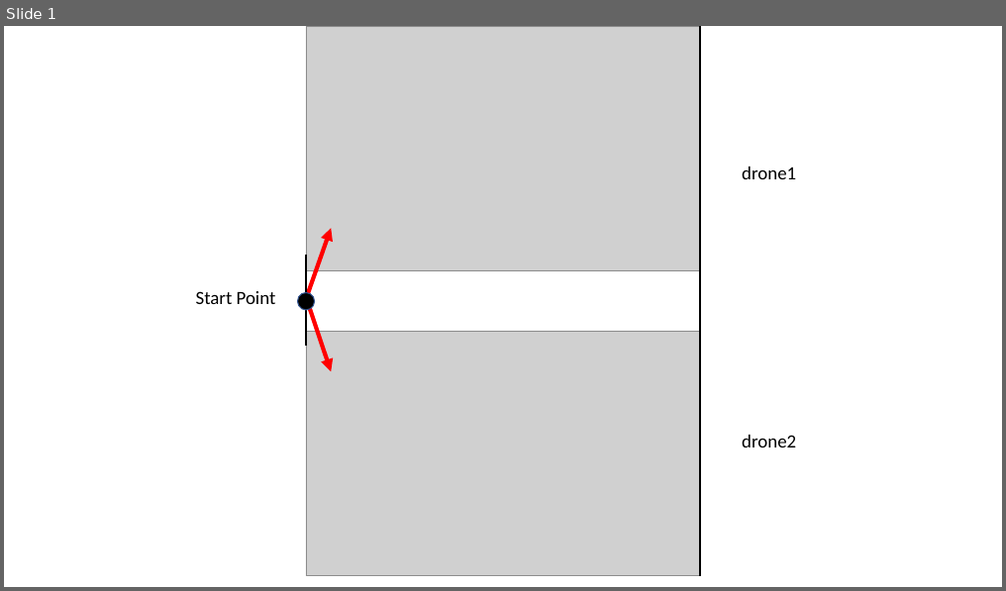
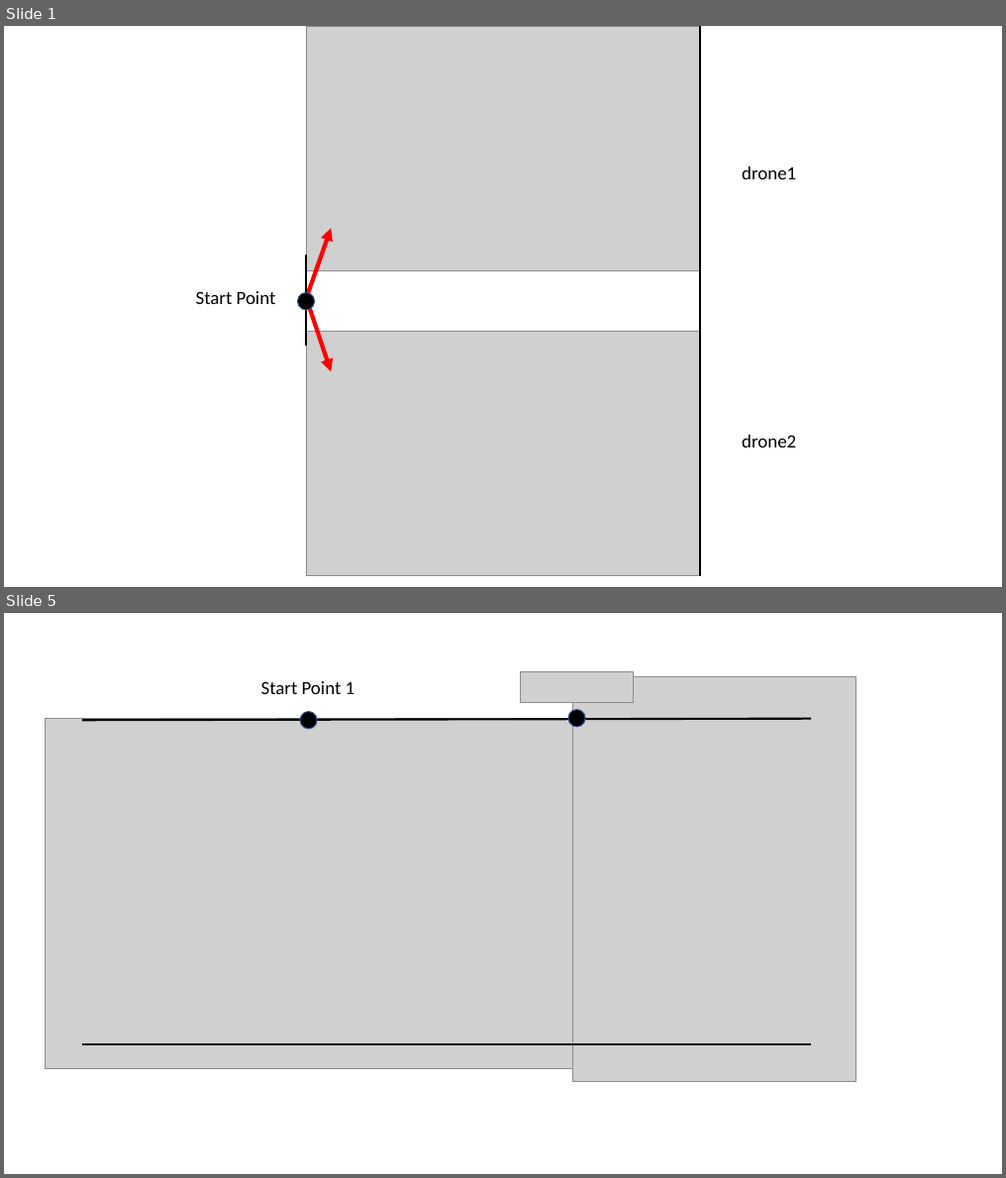
Before and after one commit to zcczhang/UAV_Coverage, a slide deck: pictures/pictures.pptx. Shown one above the other, each under a label of ours: slide 1 before the commit, slides 1 and 5 after it; the slides between them are not shown. The pictures are 1006x591 and 1006x1178 pixels, drawn with LibreOffice and Linux fonts; fonts in the diff are those of the drawing; grey boxes stand for pictures. Boxes give left, top, right and bottom in pixels: in the first picture for what was removed or moved away, otherwise in the second. Text is boxed around its words. In the diff, an @@ line names an element or a change of style, - is before the commit and + after.

```diff
--- a/pictures/pictures.pptx
+++ b/pictures/pictures.pptx
@@ slide 5 added at [4,613,1002,1174], background #FFFFFF @@
@@ picture added at [521,671,633,703] @@
@@ text added at [261,681,355,694], 18 pt, text #000000 @@
+Start Point 1
@@ picture added at [572,676,856,1082] @@
@@ picture added at [45,718,572,1068] @@
@@ line added from (811, 719) to (82, 720), #000000 2 pt @@
@@ ellipse added at [300,712,318,729], fill #000000, outline #325491 1 pt @@
@@ ellipse added at [568,710,586,727], fill #000000, outline #325491 1 pt @@
@@ line added from (811, 1045) to (82, 1045), #000000 2 pt @@
```
Also in this commit, not shown: 1 slide changed, 4 other slides added, 2 slides removed, 10 other files.
